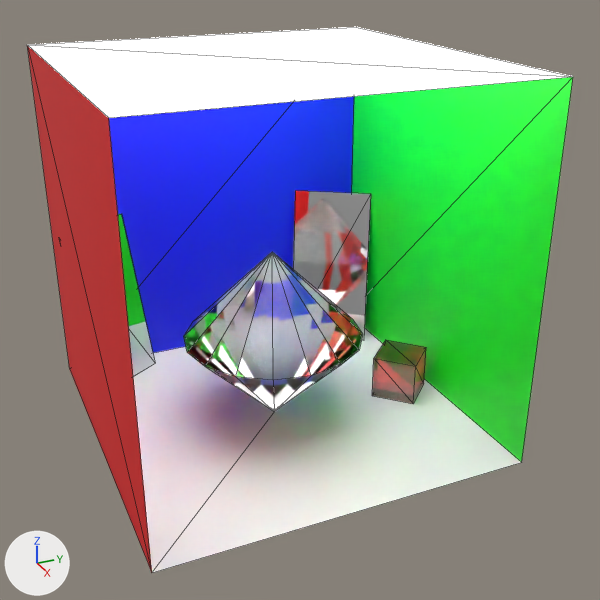
Renders of the glTF model public/glass.glb from each side of a commit.
One viewpoint serves both versions: a 50 mm lens placed at (3.85, -1.57, 2.61), pointed at (0.16, 0.09, 0.77). The lights are fixed; the arrows at lower left show +X, +Y and +Z. Mesh edges are drawn as thin lines. Where no turn or scale is listed for an object, it has been applied to the vertices.

In view in the first picture: 'artifact', 'back', 'ceiling', 'floor', 'left', 'mirror', 'mirror.001', 'right', 'smallCube'.
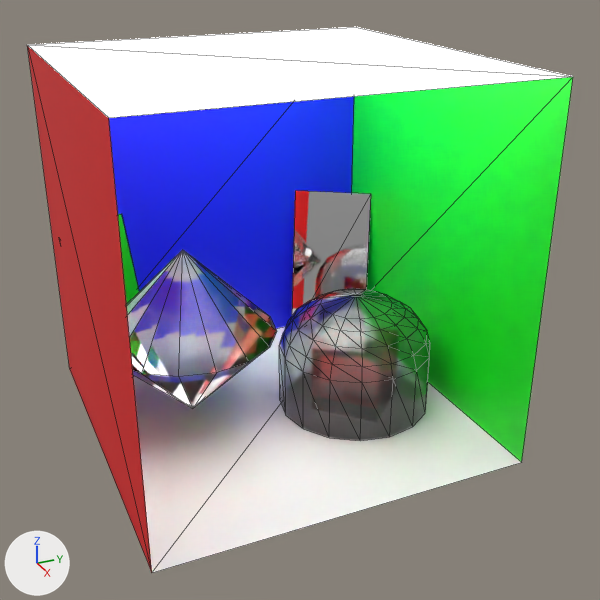
Commit message: New glass scene

Location of each change, (x1, y1, x2, y2) in pixels of the pictures (600 x 600 px):
```json
{"object": "artifact", "change": "moved", "before": [184, 252, 362, 412], "after": [126, 250, 277, 409]}
{"object": "dome", "change": "added", "after": [279, 289, 430, 441]}
{"object": "smallCube", "change": "unchanged, covered by the edit", "before": [372, 340, 426, 404]}
{"object": "mirror", "change": "unchanged, covered by the edit", "before": [118, 214, 155, 376], "after": [118, 214, 139, 376]}
```

Scene script edits in JSON lines:
```json
{"op": "add", "block": "me_circle", "code": ["me_circle = bpy.data.meshes.new('Circle')", "me_circle.from_pydata(...)  # 209 vertices, 368 faces; spans x -0.44..0.44, y -0.44..0.44, z 0.0..0.681", "me_circle.materials.append(mat_glass)  # white #e7e7e7"]}
{"op": "set", "path": "ob_artifact.location", "old": "(0.0, 0.0, 0.5)", "new": "(-0.226, -0.426, 0.5)"}
{"op": "add", "block": "ob_dome", "code": ["ob_dome = bpy.data.objects.new('dome', me_circle)", "ob_dome.location = (0.066, 0.484, 0.0)"]}
```
